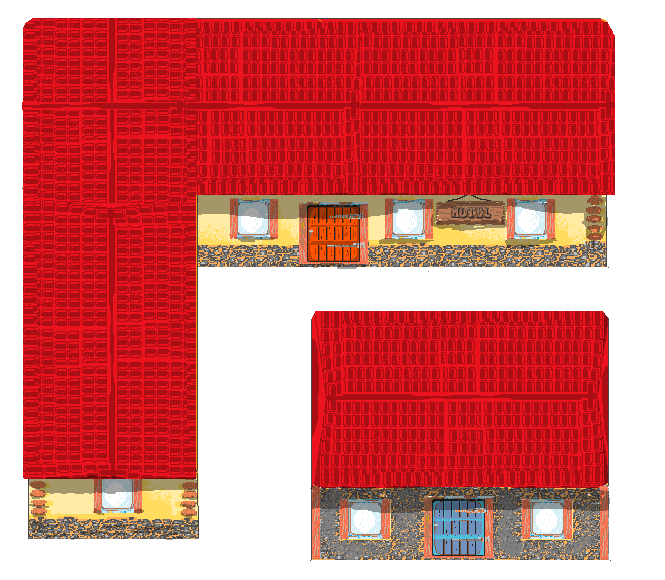
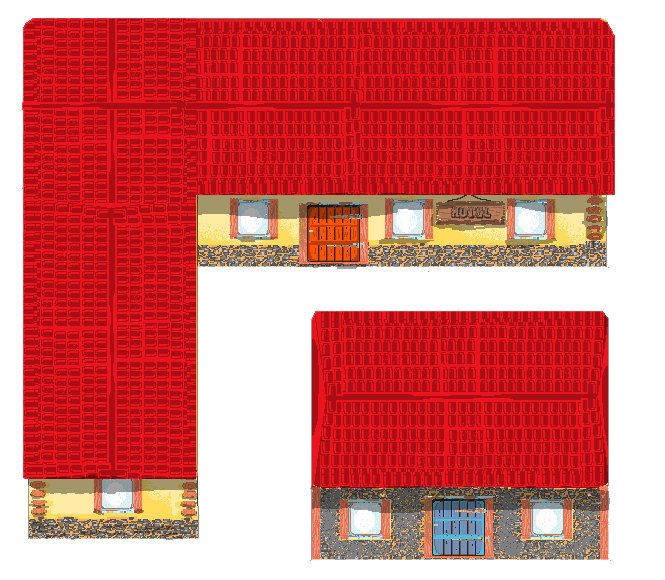
Before/after of a w=665, h=580 layered artwork. What changed in the layer stack:
painted on "Layer 0" over bbox(22, 18, 615, 561)
